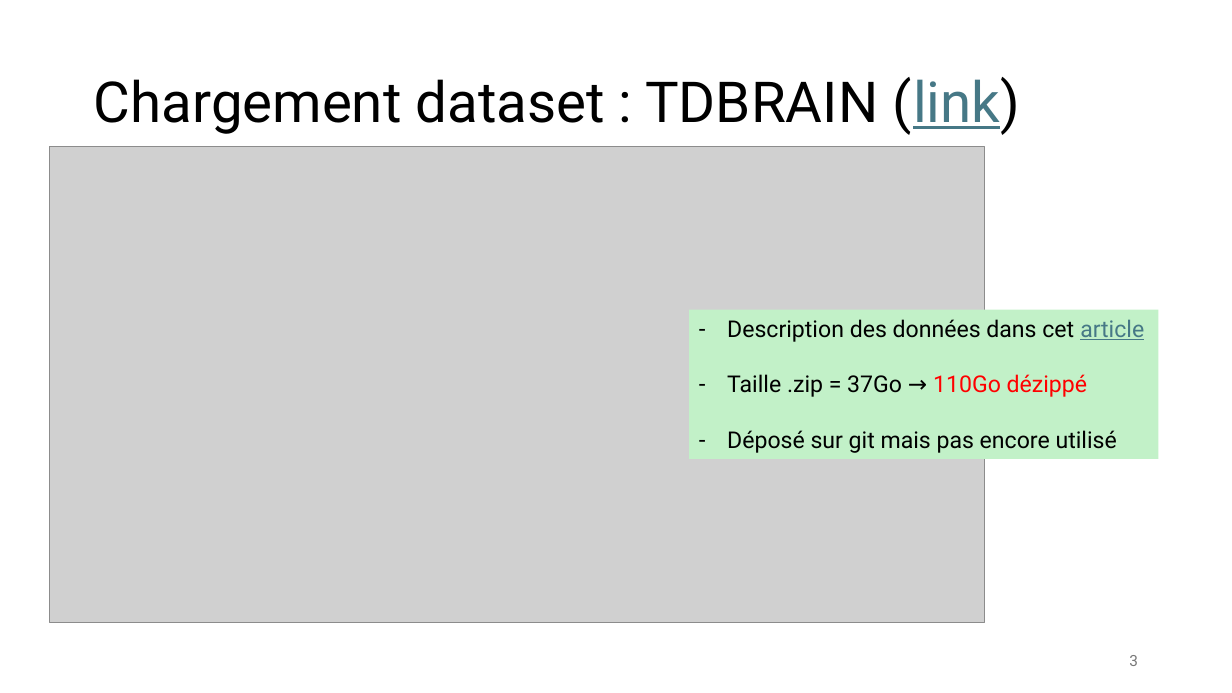
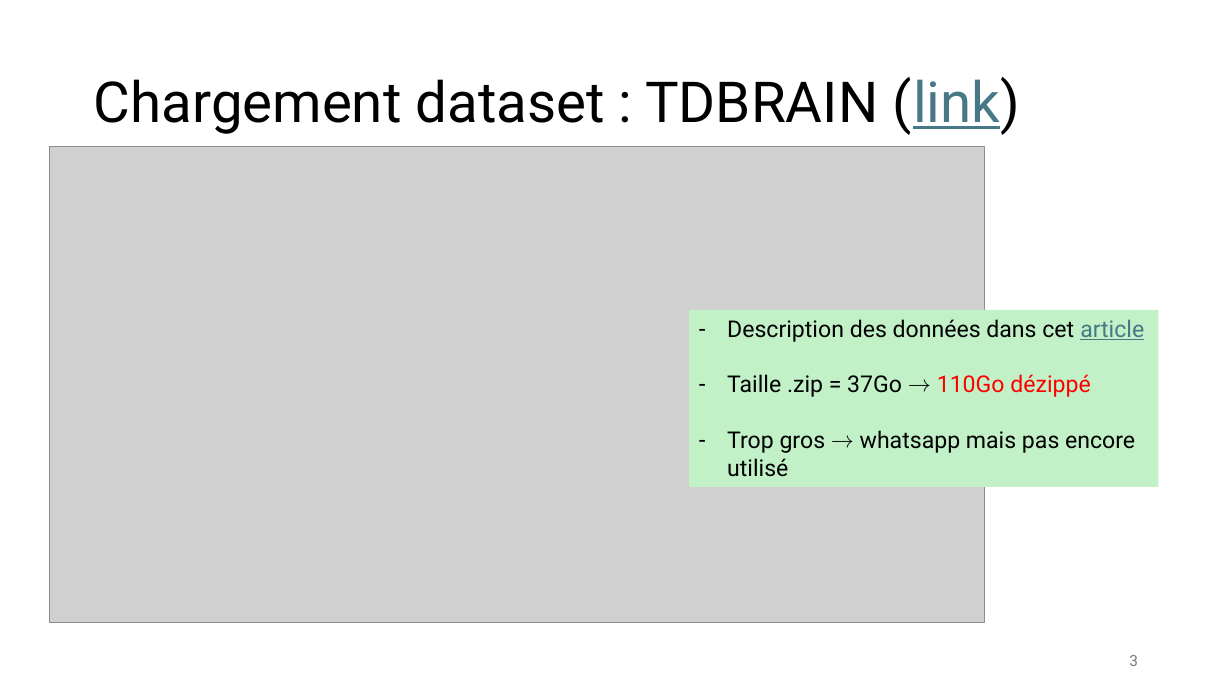
Before and after one commit to robinguiavarch/XAIGUIFORMER_MLReproducibility, a slide deck: slide 3 of reunions/XAIGUIFORMER_reu1.pptx. Drawn at 1232x693 pixels with LibreOffice and Linux fonts; fonts in the diff are those of the drawing; grey boxes stand for pictures. Boxes give left, top, right and bottom in pixels: in the first picture for what was removed or moved away, otherwise in the second. Text is boxed around its words. In the diff, an @@ line names an element or a change of style, - is before the commit and + after.

Commit message:
remove heavy folder (TDBRAIN_dataset)

```diff
--- a/reunions/XAIGUIFORMER_reu1.pptx
+++ b/reunions/XAIGUIFORMER_reu1.pptx
@@ rectangle "Description des données dans cet ...": place and size @@
-rectangle "Description des données dans cet ..." at (689, 310, 1159, 459)
+rectangle "Description des données dans cet ..." at (689, 310, 1159, 487)
@@ text in rectangle at (727, 430, 1135, 477): text changed @@
-– Déposé sur git mais pas encore utilisé
+– Trop gros → whatsapp mais pas encore utilisé
```
Also in this commit, not shown: 4 other files.
